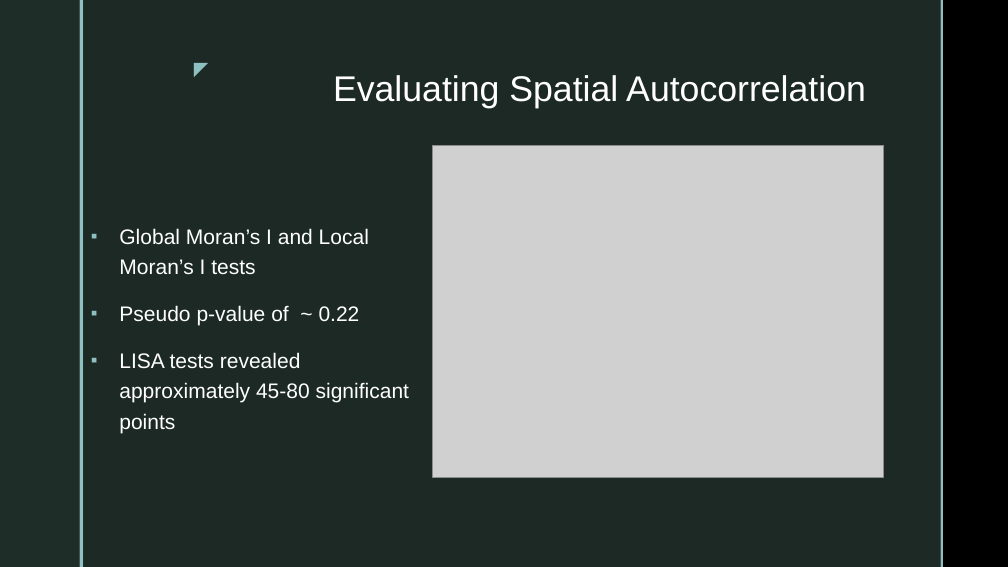
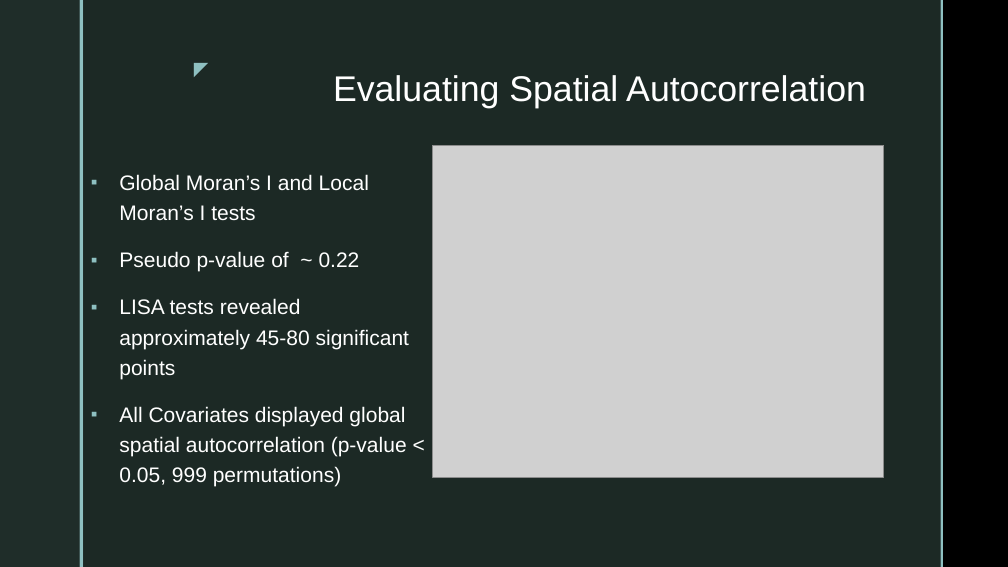
Before and after one commit to gshelor/GEOG607, a slide deck: slide 4 of Project/GEOG607FinalPresentation.pptx. Drawn at 1008x567 pixels with LibreOffice and Linux fonts; fonts in the diff are those of the drawing; grey boxes stand for pictures; background and template pictures are left out. Boxes give left, top, right and bottom in pixels: in the first picture for what was removed or moved away, otherwise in the second. Text is boxed around its words. In the diff, an @@ line names an element or a change of style, - is before the commit and + after.

```diff
--- a/Project/GEOG607FinalPresentation.pptx
+++ b/Project/GEOG607FinalPresentation.pptx
@@ text at (119, 406, 407, 487): paragraph added @@
+▪ All Covariates displayed global spatial autocorrelation (p-value < 0.05, 999 permutations)
```
Also in this commit, not shown: 2 other slides changed, 1 slide removed, 3 other files.
